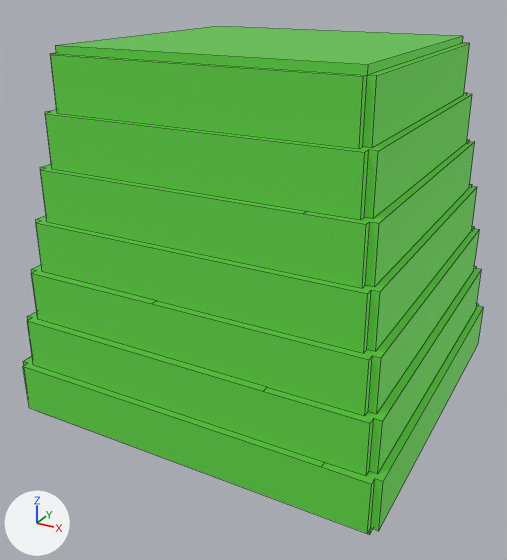
What one commit did to the FBX model Assets/Models/Obsticals/Tree01_Upper.fbx.
Rendered twice from a 50 mm camera at (2.77, -5.38, 5.51) aimed at (-0.05, -0.25, 2.95). The axes (+X, +Y, +Z) are drawn at lower left. The lights are the same throughout. Mesh edges are drawn as thin lines. Where no turn or scale is listed for an object, it has been applied to the vertices.

Objects in the first picture: 'Tree01_Upper'.
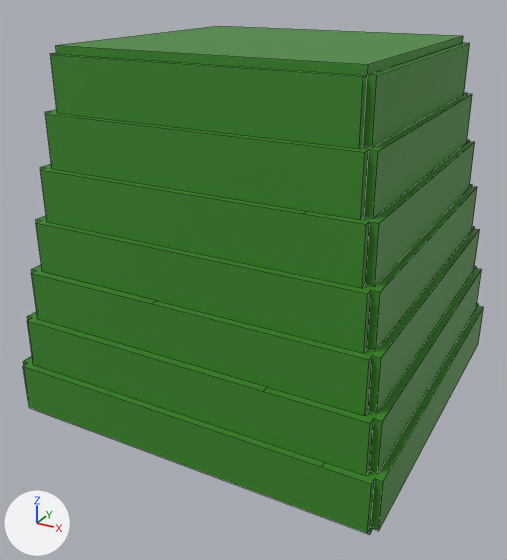
Pixel boxes [x1, y1, x2, y2] of what changed, in the pictures (507 x 560 px):
'Tree01_Upper', surface changed: [23, 26, 484, 534] in both

Patch to the scene script:
```diff
--- a/Assets/Models/Obsticals/Tree01_Upper.fbx.py
+++ b/Assets/Models/Obsticals/Tree01_Upper.fbx.py
@@ mat_pkmnmastermaterial @@
 n0 = _N.new('ShaderNodeBsdfPrincipled'); n0.name = 'Principled BSDF'
-n0.inputs[28].default_value = 1.0  # 'Emission Strength'
 n1 = _N.new('ShaderNodeOutputMaterial'); n1.name = 'Material Output'
@@ mat_pkmnmastermaterial @@
 n2.image = img_pkmnemerald_jpg
-n3 = _N.new('ShaderNodeTexImage'); n3.name = 'Image Texture.001'
-n3.image = img_pkmnemerald_jpg
 _L.new(n2.outputs[0], n0.inputs[0])  # 'Color' to 'Base Color'
-_L.new(n3.outputs[0], n0.inputs[27])  # 'Color' to 'Emission Color'
 _L.new(n0.outputs[0], n1.inputs[0])  # 'BSDF' to 'Surface'
```
